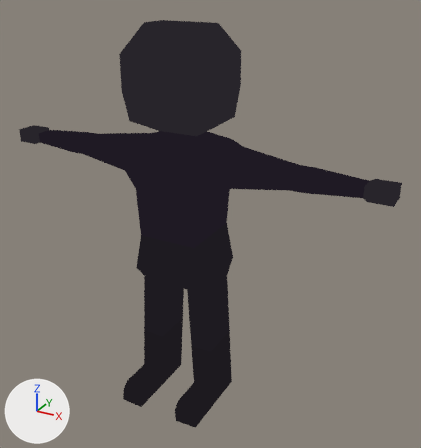
What one commit did to the Blender file bleed-client/blender/Human.blend.
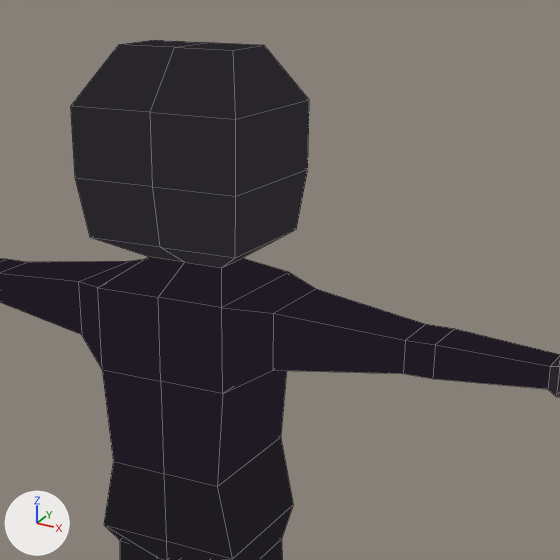
Each version is shown whole from a 50 mm camera at (0.488, -0.794, 0.732) aimed at (0.049, 0.004, 0.333), then close up on the part from 20% to 88% of the width and 0% to 64% of the height. Arrows for +X, +Y and +Z are at lower left; the lights stay in place. The close-ups show mesh edges as thin lines.

Names of what the first close-up shows: 'Character'.
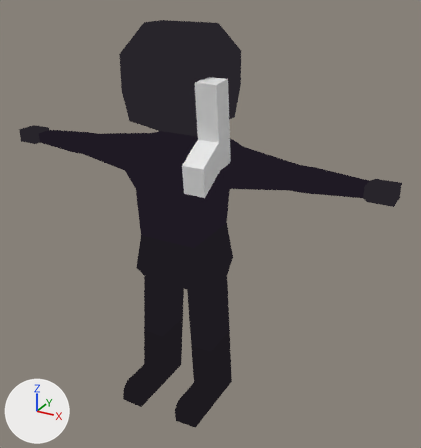
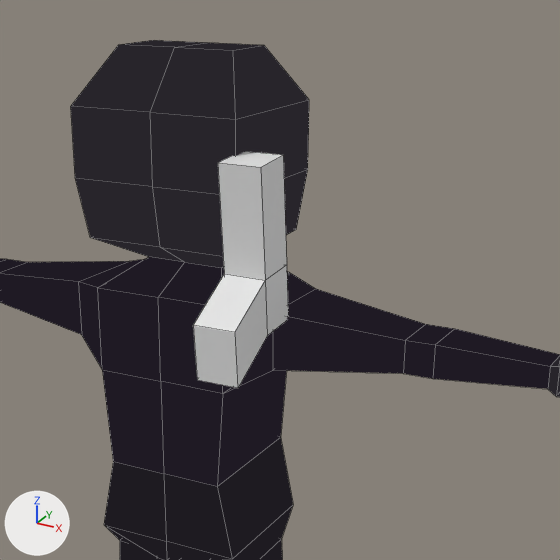
What differs and where, as boxes [x1, y1, x2, y2] in the close-ups (560 x 560 px):
'Handgun', shown
    after: [193, 151, 288, 388]

The change, as a list of edits to the scene's bpy script:
```text
Change ob_handgun:
    ob_handgun.location: (0.3092, -0.0302, 0.2053) -> (0.3066, -0.0292, 0.2237)
    remove ob_handgun.hide_render = True
```
